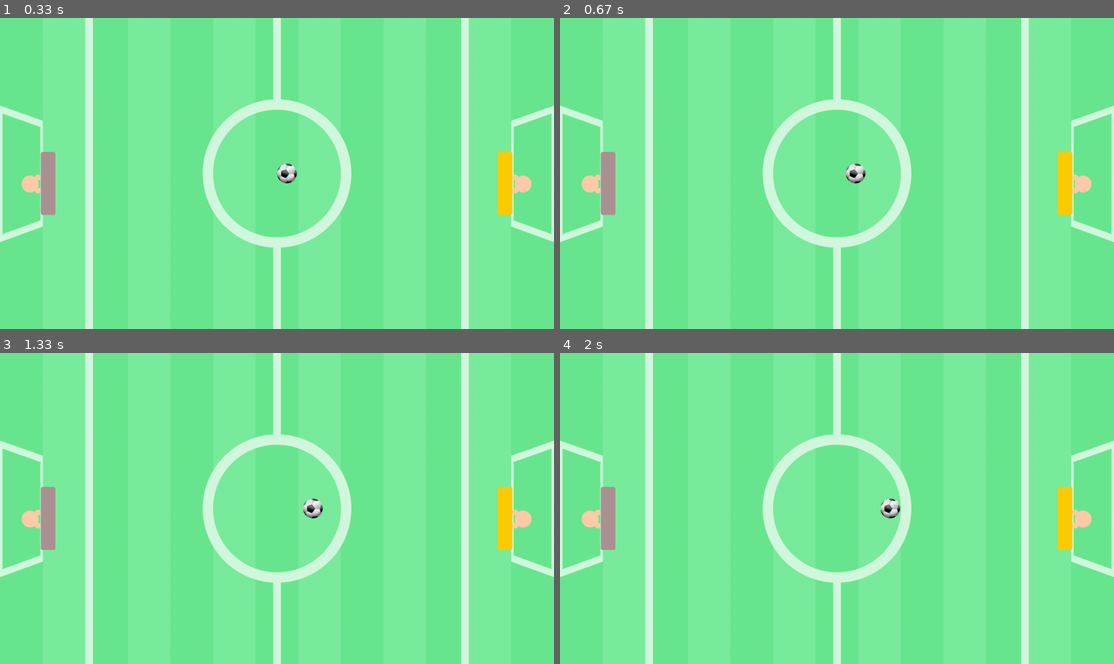
Above: before the commit, frames 1-4 (two rows, left to right).
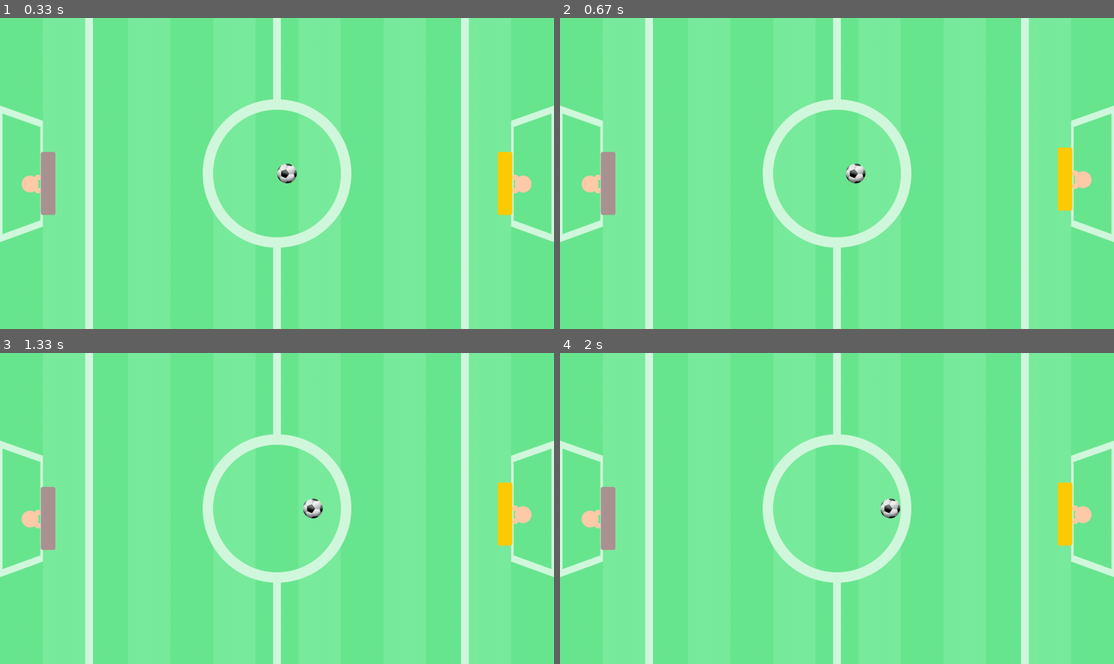
Above: after the commit, the same moments.

Repository: brunoeduardoed433/Course_Pygame
Game: pygame game, started from Pong_Main.py
Same seed, same stepped clock (60 frames per second), same inputs: the game is played once before the commit and once after it.
Inputs:
- Up to frame 1 (0.33 s): no input
- Up to frame 2 (0.67 s): hold Up from 0.33 s (still down)
- Up to frame 3 (1.33 s): release Up at 0.8 s; hold Down 0.83-1.13 s; hold S 0.83-1.13 s; hold Up from 1.17 s (still down); hold W from 1.17 s (still down)
- Up to frame 4 (2 s): release Up at 1.53 s; release W at 1.53 s; hold Down 1.57-1.93 s; hold S 1.57-1.93 s; hold Up from 1.97 s (still down); hold W from 1.97 s (still down)

Frame 1 is identical in both runs. In frame 2, 0.2% of the frame differs, in the area x 89-96%, y 41-64%; in frame 3, 0.2%; in frame 4, 0.2%.

Commit message:
Movimentando_Player

Diff:
--- a/Pong_Main.py
+++ b/Pong_Main.py
@@ -9,11 +9,14 @@
 
 
 field = pygame.image.load("assets/field.png")
+
 player1 = pygame.image.load("assets/player1.png")
+player1_y = 310
+
 player2 = pygame.image.load("assets/player2.png")
+player2_y = 310
+
 ball = pygame.image.load("assets/ball.png")
-
-
 ball_x = 617
 ball_y = 337
 
@@ -28,8 +31,8 @@
 
 def draw():
     window.blit(field, (0, 0))
-    window.blit(player1, (50, 310))
-    window.blit(player2, (1150, 310))
+    window.blit(player1, (50, player1_y))
+    window.blit(player2, (1150, player2_y))
     window.blit(ball, (ball_x, ball_y))
 
 
@@ -39,6 +42,18 @@
     for events in pygame.event.get():
         if events.type == pygame.QUIT:
             loop = False
+        if events.type == pygame.KEYDOWN:
+            if events.key == pygame.K_w:
+                player1_y -= 10
+            else:
+                if events.key == pygame.K_s:
+                    player1_y += 10
+                else:
+                    if events.key ==  pygame.K_UP:
+                        player2_y -= 10
+                    else:
+                        if events.key == pygame.K_DOWN:
+                            player2_y += 10
 
     draw()
     move_ball()
